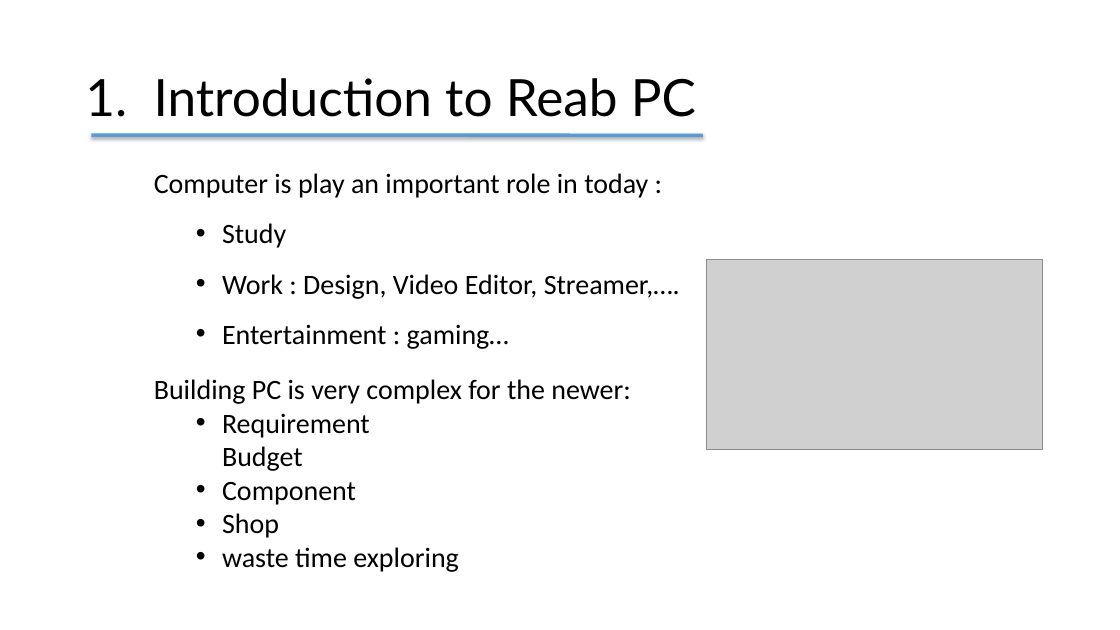
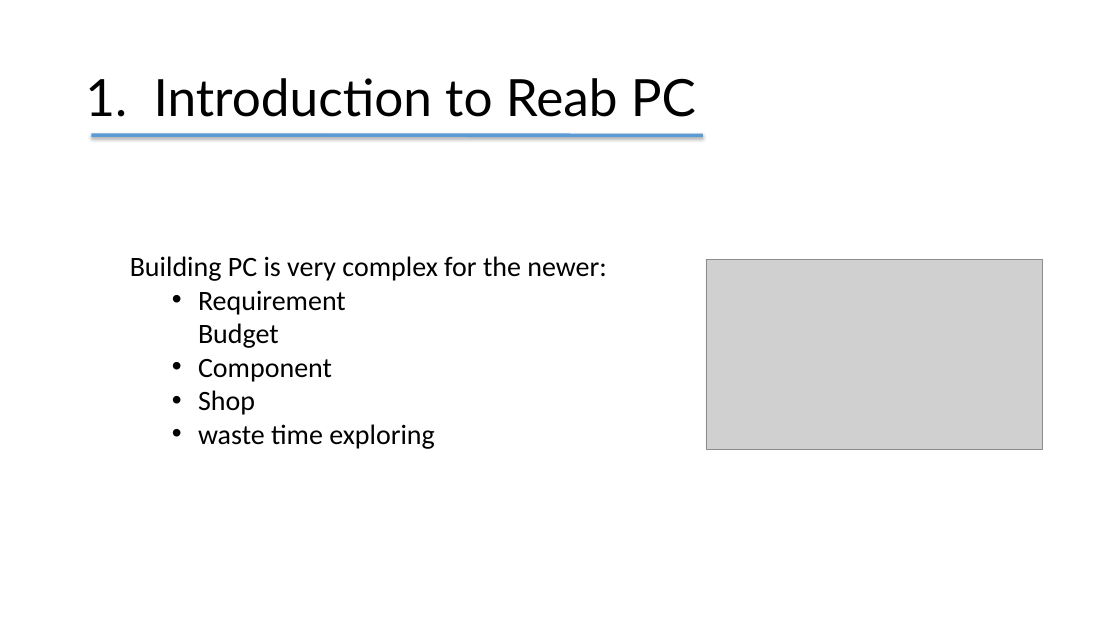
Before and after one commit to TithSambath/Web-Project-Y3, a slide deck: slide 3 of Presentation1.pptx. Drawn at 1120x630 pixels with LibreOffice and Linux fonts; fonts in the diff are those of the drawing; grey boxes stand for pictures. Boxes give left, top, right and bottom in pixels: in the first picture for what was removed or moved away, otherwise in the second. Text is boxed around its words. In the diff, an @@ line names an element or a change of style, - is before the commit and + after.

```diff
--- a/Presentation1.pptx
+++ b/Presentation1.pptx
@@ text removed at (154, 173, 680, 349) @@
-Computer is play an important role in today :
-  • Study
-  • Work : Design, Video Editor, Streamer,….
-  • Entertainment : gaming…
@@ text "Building PC is very complex ...": place and size @@
-text "Building PC is very complex ..." at (154, 379, 630, 572)
+text "Building PC is very complex ..." at (130, 256, 606, 449)
```
Also in this commit, not shown: 1 other file.
